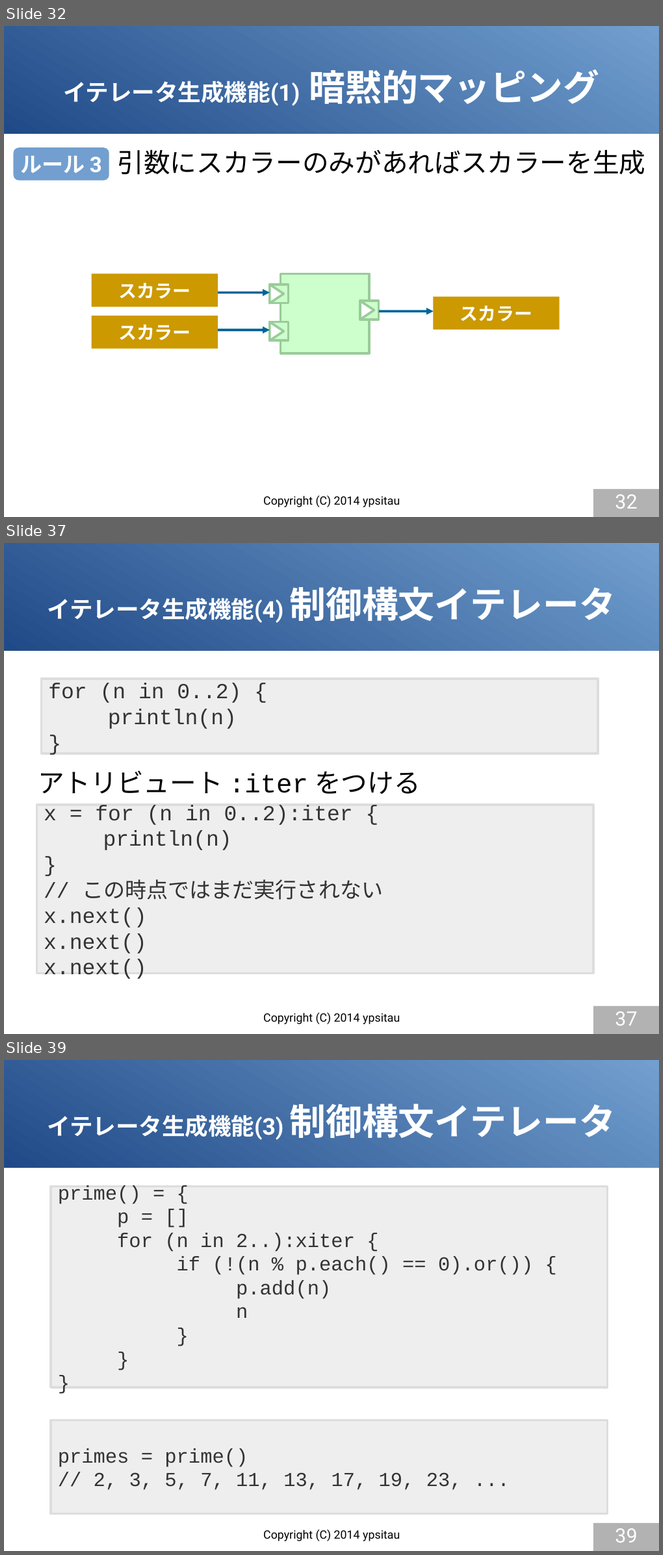
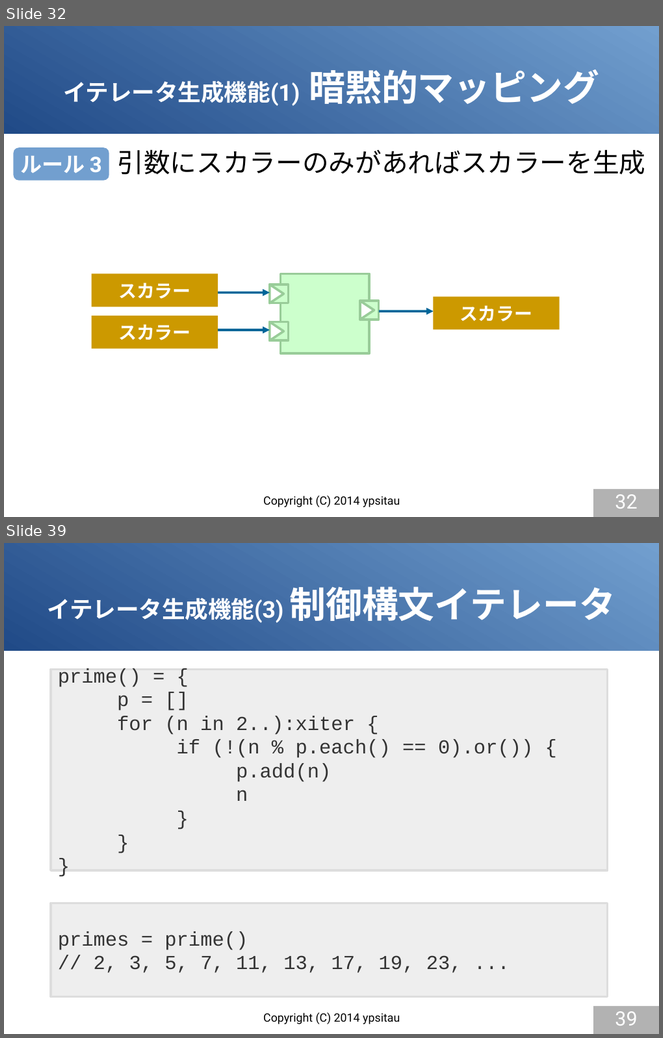
Before and after one commit to gura-lang/gura-doc, a slide deck: presentation/gura-introduction.odp. Shown one above the other, each under a label of ours: slides 32, 37 and 39 before the commit, slides 32 and 39 after it; the slides between them are not shown. The pictures are 663x1555 and 663x1038 pixels, drawn with LibreOffice and Linux fonts; fonts in the diff are those of the drawing. Boxes give left, top, right and bottom in pixels: in the first picture for what was removed or moved away, otherwise in the second. Text is boxed around its words. In the diff, an @@ line names an element or a change of style, - is before the commit and + after.

```diff
--- a/presentation/gura-introduction.odp
+++ b/presentation/gura-introduction.odp
@@ slide 37 removed at [4,543,659,1034], background #FFFFFF; not listed: 1 template element that a slide beside it also shows @@
@@ title removed at [47,587,616,623] @@
-イテレータ生成機能(4) 制御構文イテレータ
@@ rectangle removed at [42,679,599,754] @@
-for (n in 0..2) {
-println(n)
-}
@@ text removed at [38,771,421,795] @@
-アトリビュート :iter をつける
@@ rectangle removed at [36,805,594,973] @@
-x = for (n in 0..2):iter {
-println(n)
-}
-// この時点ではまだ実行されない
-x.next()
-x.next()
-x.next()
@@ page number removed at [594,1006,659,1034] @@
-37
@@ text removed at [263,1013,400,1025] @@
-Copyright (C) 2014 ypsitau
```
Also in this commit, not shown: 6 slides changed, 1 slide added.
